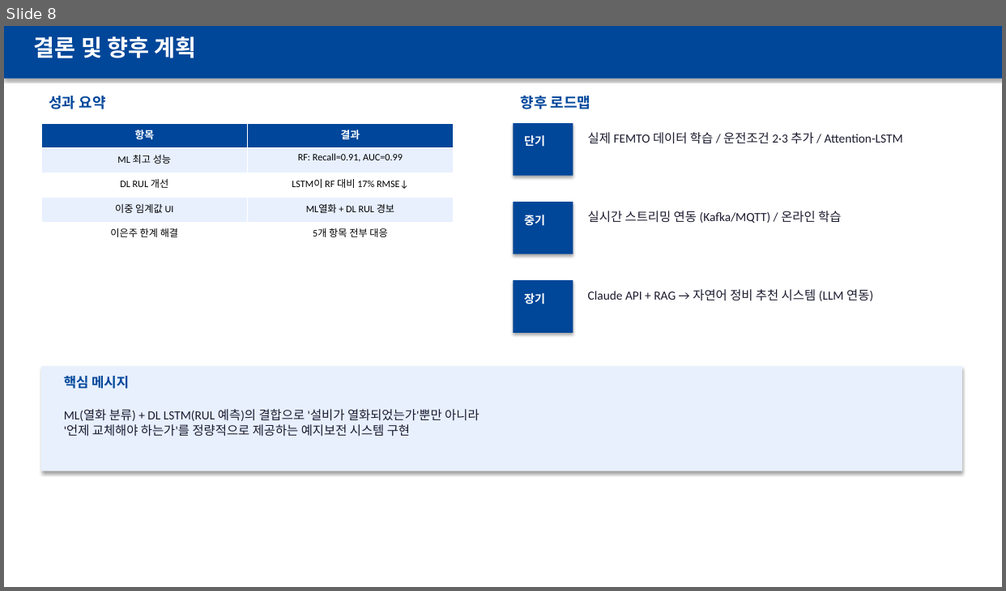
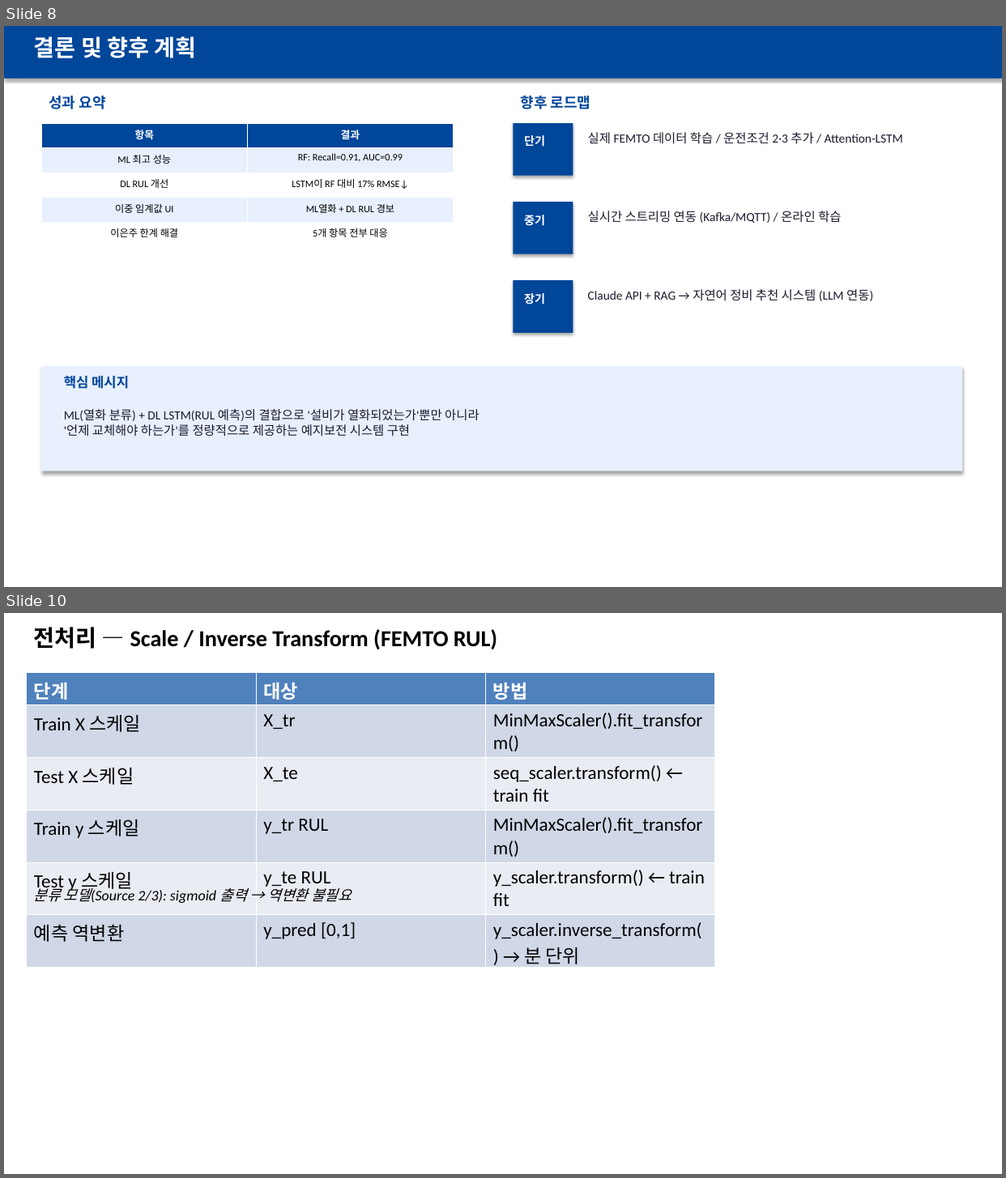
Before and after one commit to vapsnamheo-dev/AISOURCE, a slide deck: Homework/DL_FactoryAutomation/산출물/발표용_FEMTO_RUL_20260624.pptx. Shown one above the other, each under a label of ours: slide 8 before the commit, slides 8 and 10 after it; the slides between them are not shown. The pictures are 1006x591 and 1006x1178 pixels, drawn with LibreOffice and Linux fonts; fonts in the diff are those of the drawing. Boxes give left, top, right and bottom in pixels: in the first picture for what was removed or moved away, otherwise in the second. Text is boxed around its words. In the diff, an @@ line names an element or a change of style, - is before the commit and + after.

Commit message:
feat: DL 보고서 업데이트 — 필터튜닝/권장순서/Streamlit표/배치실험/PDF 추가
- 필터 수 튜닝 실험 결과 추가 (Milling 1D-CNN: 소형/기본/대형 3종 비교)
- 권장 HP 튜닝 순서 표 추가 (1순위~보완항목, 부록 A 포함)
- Streamlit 앱 기능 목록 표 추가 (ML/DL/LLM, 9개 탭/메뉴)
- 배치 크기 튜닝 실험 결과 추가 (FEMTO batch=16 → RMSE 12.5% 개선)
- PPT → PDF 변환 완료 (발표용_FEMTO_RUL_2개)
- classExample/dl.ipynb 외삽 검증 셀에 한국어 주석 추가
- preprocess_milling.py shuffle=False 수정 (stratify 제거)
- models/batch_tune_results.json, filter_tune_results.json 추가
- data/milling_{train,test,norm}.npz 추가

```diff
--- a/Homework/DL_FactoryAutomation/산출물/발표용_FEMTO_RUL_20260624.pptx
+++ b/Homework/DL_FactoryAutomation/산출물/발표용_FEMTO_RUL_20260624.pptx
@@ slide 10 added at [4,613,1002,1174], background #FFFFFF @@
@@ text added at [34,627,497,649], 22 pt, text #000000, bold @@
+전처리 — Scale / Inverse Transform (FEMTO RUL)
@@ table added at [27,673,716,971], 6 rows, 3 columns @@
+단계 | 대상 | 방법
+Train X 스케일 | X_tr | MinMaxScaler().fit_transform()
+Test X 스케일 | X_te | seq_scaler.transform() ← train fit
+Train y 스케일 | y_tr RUL | MinMaxScaler().fit_transform()
+Test y 스케일 | y_te RUL | y_scaler.transform() ← train fit
+예측 역변환 | y_pred [0,1] | y_scaler.inverse_transform() → 분 단위
@@ text added at [34,884,351,903], 14 pt, text #000000, italic @@
+분류 모델(Source 2/3): sigmoid 출력 → 역변환 불필요
```
Also in this commit, not shown: 12 other slides added, 22 other files.
